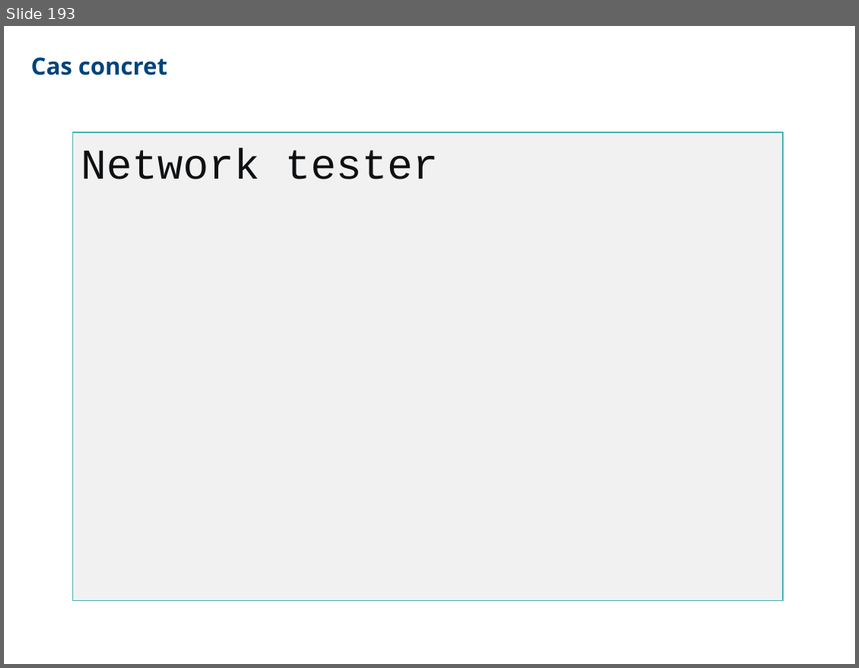
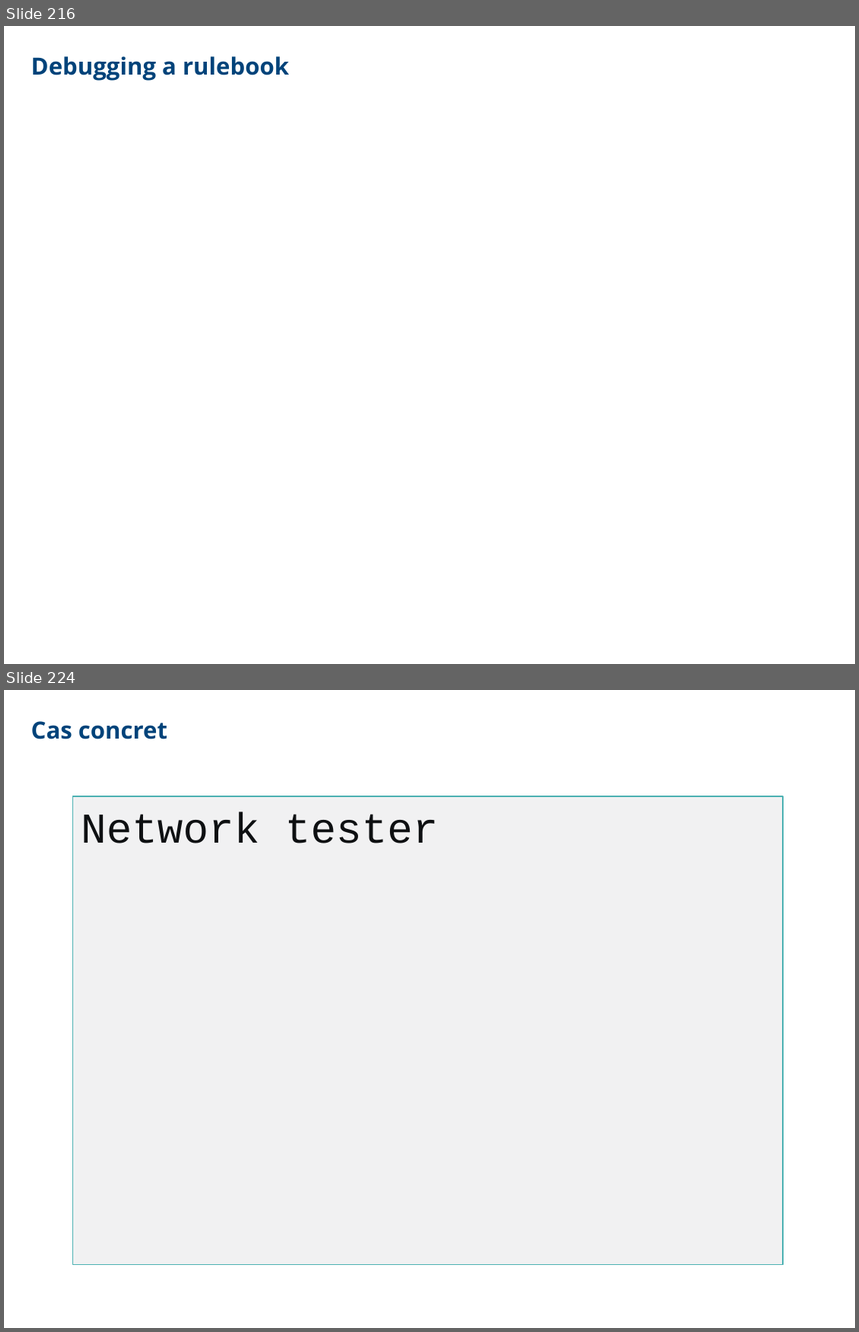
Before and after one commit to CCoupel/ansible-training, a slide deck: Ansible Training.pptx. Shown one above the other, each under a label of ours: slide 193 before the commit, slides 216 and 224 after it; the slides between them are not shown. The pictures are 859x668 and 859x1332 pixels, drawn with LibreOffice and Linux fonts; fonts in the diff are those of the drawing. Boxes give left, top, right and bottom in pixels: in the first picture for what was removed or moved away, otherwise in the second. Text is boxed around its words. In the diff, an @@ line names an element or a change of style, - is before the commit and + after.

```diff
--- a/Ansible Training.pptx
+++ b/Ansible Training.pptx
@@ slide 216 added at (4,26,855,664), background #FFFFFF @@
@@ free added at (31,52,534,85), 20 pt, text #00437A, bold @@
+Debugging a rulebook
@@ what was slide 193 is now slide 224 @@
```
Also in this commit, not shown: 30 other slides added, 9 other files.
